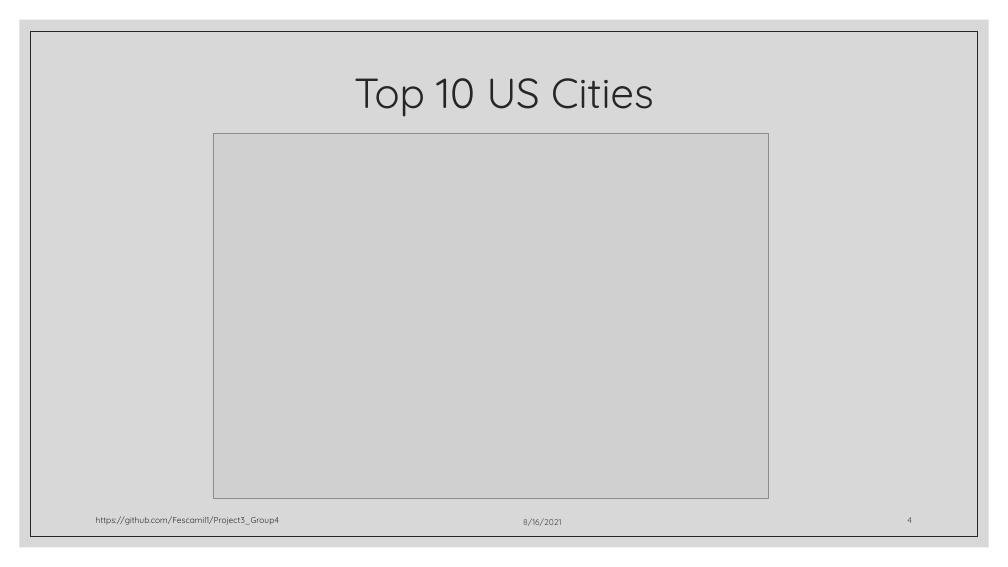
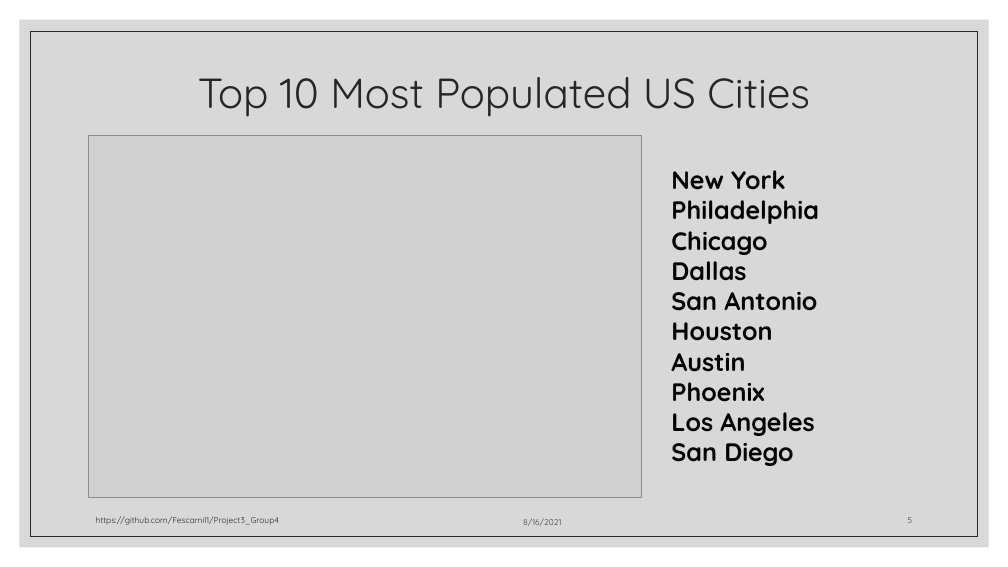
Before and after one commit to Fescamil1/Project3_Group4, a slide deck: slide 5 of Presentation.pptx (slide 4 before the commit). Drawn at 1008x567 pixels with LibreOffice and Linux fonts; fonts in the diff are those of the drawing; grey boxes stand for pictures. Boxes give left, top, right and bottom in pixels: in the first picture for what was removed or moved away, otherwise in the second. Text is boxed around its words. In the diff, an @@ line names an element or a change of style, - is before the commit and + after.

```diff
--- a/Presentation.pptx
+++ b/Presentation.pptx
@@ rectangle at box(31, 31, 978, 536): outline #262626 0.5 pt to #262626 0.75 pt @@
@@ title at box(198, 77, 810, 117): text changed @@
-Top 10 US Cities
+Top 10 Most Populated US Cities
@@ picture: place and size @@
-picture at box(213, 134, 769, 498)
+picture at box(88, 135, 642, 498)
@@ text added at box(671, 170, 819, 466), 24 pt, text #000000, bold @@
+New York
+Philadelphia
+Chicago
+Dallas
+San Antonio
+Houston
+Austin
+Phoenix
+Los Angeles
+San Diego
```
Also in this commit, not shown: 9 other slides changed, 1 slide added.
